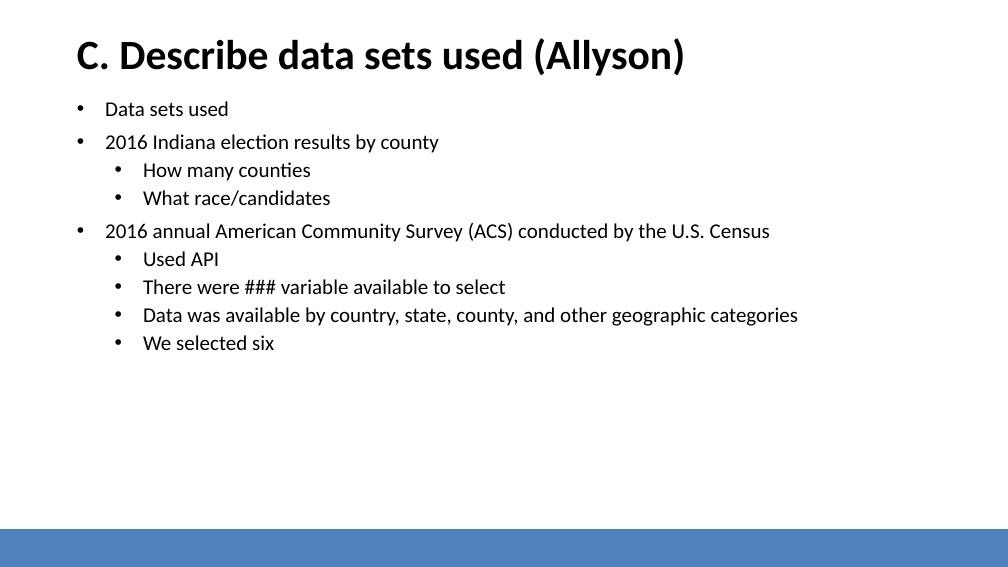
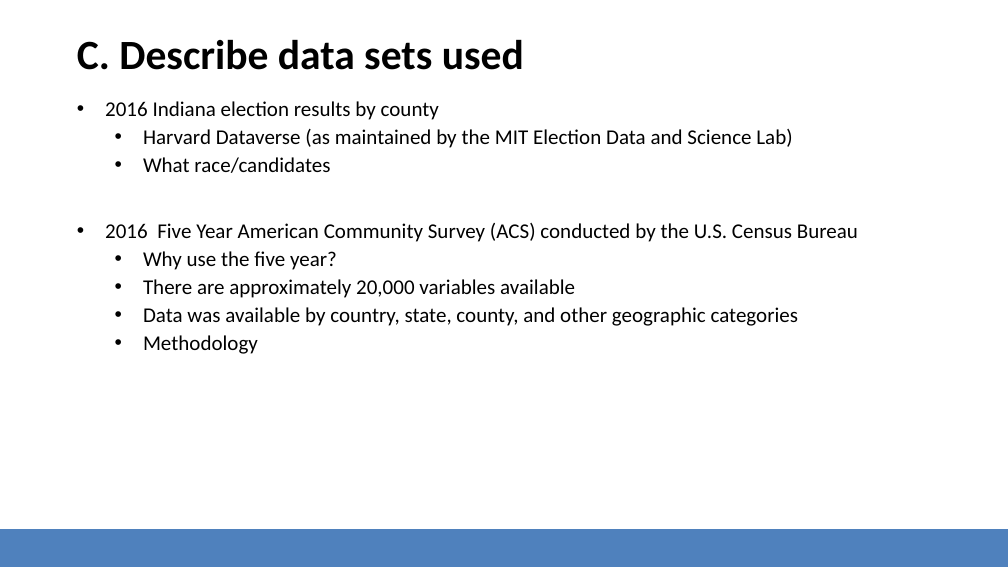
Before and after one commit to Davis1776/2016_Election_and_Demographics, a slide deck: slide 5 of 2020-01-OldTimersPresentation.pptx. Drawn at 1008x567 pixels with LibreOffice and Linux fonts; fonts in the diff are those of the drawing; background and template pictures are left out. Boxes give left, top, right and bottom in pixels: in the first picture for what was removed or moved away, otherwise in the second. Text is boxed around its words. In the diff, an @@ line names an element or a change of style, - is before the commit and + after.

```diff
--- a/2020-01-OldTimersPresentation.pptx
+++ b/2020-01-OldTimersPresentation.pptx
@@ title at bbox=[77, 39, 524, 70]: text changed @@
-C. Describe data sets used (Allyson)
+C. Describe data sets used
@@ text at bbox=[105, 101, 229, 116]: paragraph removed @@
-• Data sets used
@@ text at bbox=[143, 129, 792, 148]: text changed @@
-  • How many counties
+  • Harvard Dataverse (as maintained by the MIT Election Data and Science Lab)
@@ text at bbox=[105, 223, 858, 298]: text changed @@
-• 2016 annual American Community Survey (ACS) conducted by the U.S. Census
-  • Used API
-  • There were ### variable available to select
+• 2016 Five Year American Community Survey (ACS) conducted by the U.S. Census Bureau
+  • Why use the five year?
+  • There are approximately 20,000 variables available
@@ text at bbox=[143, 335, 258, 354]: text changed @@
-  • We selected six
+  • Methodology
```
Also in this commit, not shown: 8 slides added, 7 other files.
